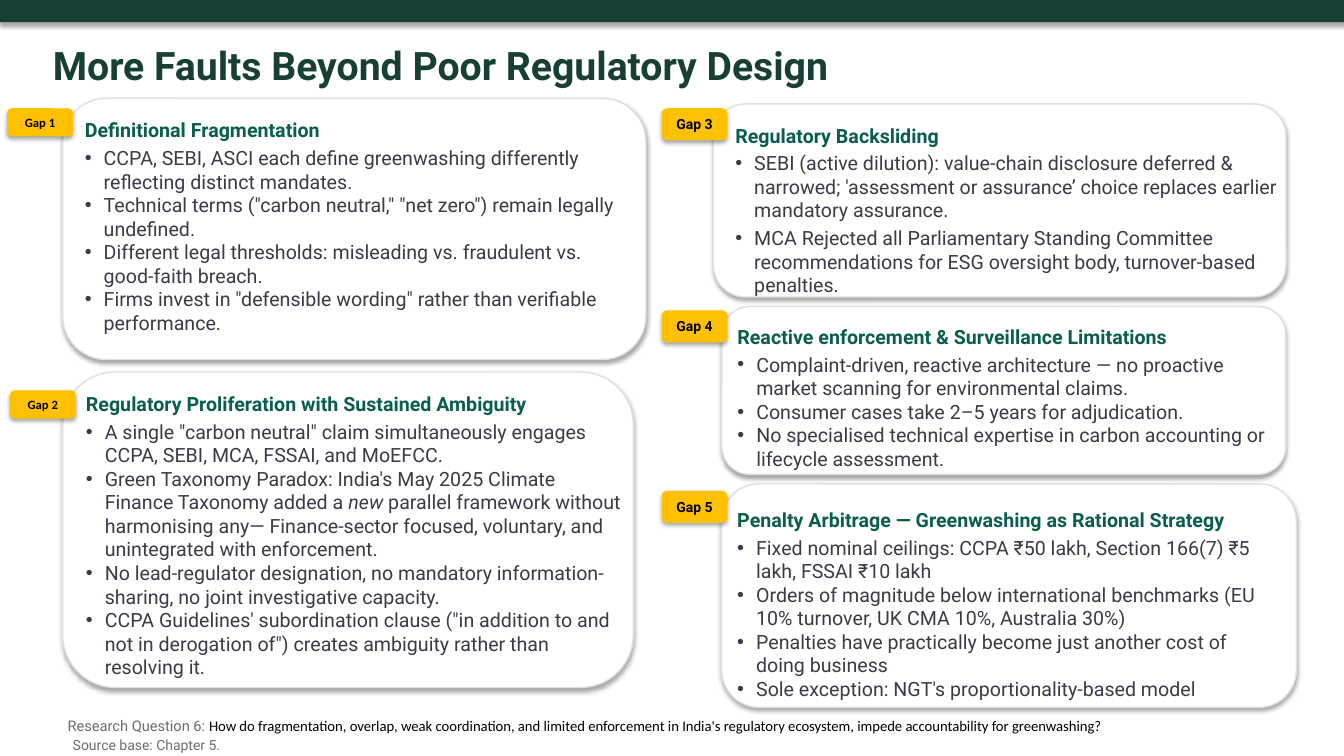
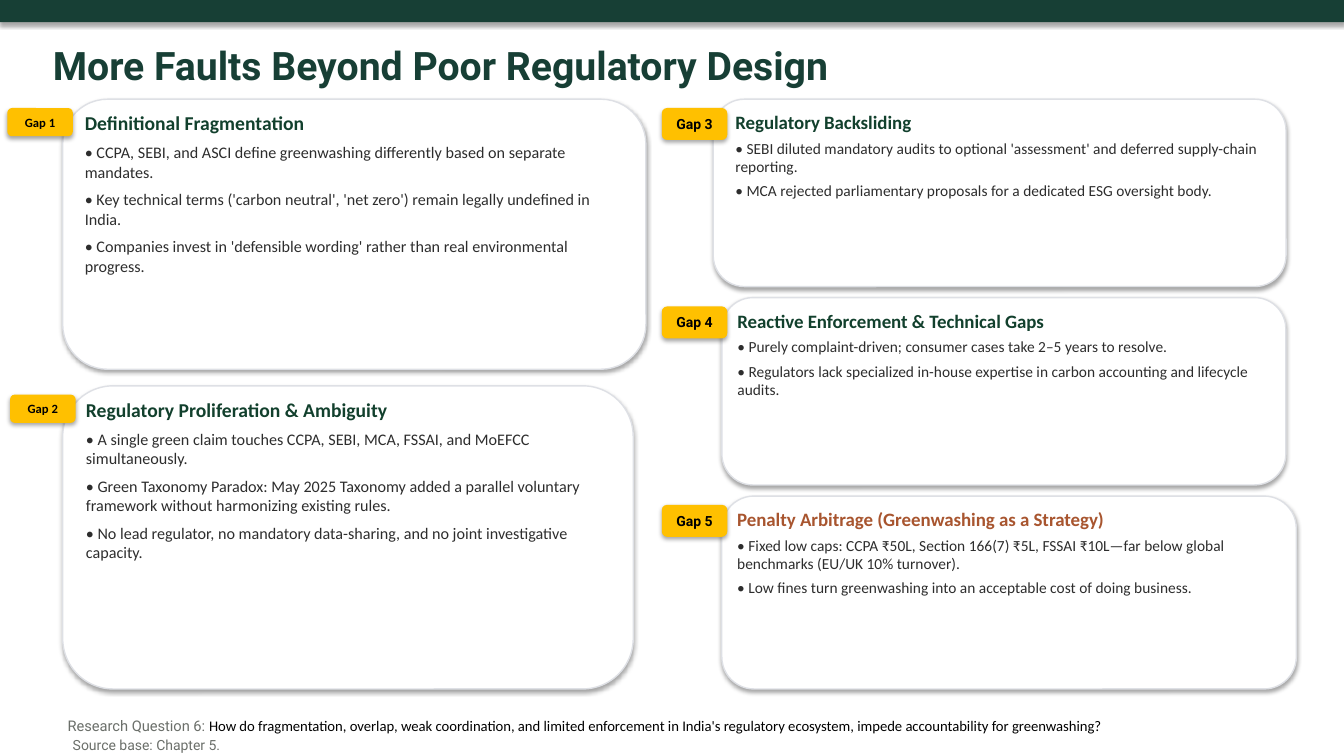
Before and after one commit to atul516/Final-VIva, a slide deck: slide 17 of Thesis Defence Presentation Final.pptx. Drawn at 1344x756 pixels with LibreOffice and Linux fonts; fonts in the diff are those of the drawing. Boxes give left, top, right and bottom in pixels: in the first picture for what was removed or moved away, otherwise in the second. Text is boxed around its words. In the diff, an @@ line names an element or a change of style, - is before the commit and + after.

Commit message:
feat: add thesis text content and update presentation slides for defense

```diff
--- a/Thesis Defence Presentation Final.pptx
+++ b/Thesis Defence Presentation Final.pptx
@@ rounded rectangle: place and size @@
-rounded rectangle at [63,99,646,360]
+rounded rectangle at [63,99,646,369]
@@ text at [85,116,304,134]: font Roboto to Calibri, text colour #095E4F to #12402D in "Definitional Fragmentation"; more space between paragraphs @@
@@ rounded rectangle: place and size @@
-rounded rectangle at [714,104,1287,297]
+rounded rectangle at [714,99,1287,286]
@@ text "Regulatory Backsliding": place and size @@
-text "Regulatory Backsliding" at [735,128,1276,298]
+text "Regulatory Backsliding" at [735,115,1257,199]
@@ text at [735,115,911,133]: size 14 to 13.5 pt, font Roboto to Calibri, text colour #095E4F to #12402D in "Regulatory Backsliding"; more space between paragraphs @@
@@ text at [85,147,590,275]: text changed; size 14 to 11.5 pt; font Roboto to Calibri; text colour #3A3A4A to #2D2D2D @@
-• CCPA, SEBI, ASCI each define greenwashing differently reflecting distinct mandates.
-• Technical terms ("carbon neutral," "net zero") remain legally undefined.
-• Different legal thresholds: misleading vs. fraudulent vs. good-faith breach.
-• Firms invest in "defensible wording" rather than verifiable performance.
+• CCPA, SEBI, and ASCI define greenwashing differently based on separate mandates.
+• Key technical terms ('carbon neutral', 'net zero') remain legally undefined in India.
+• Companies invest in 'defensible wording' rather than real environmental progress.
@@ text at [735,143,1257,199]: text changed; size 14 to 11 pt; font Roboto to Calibri; text colour #3A3A4A to #2D2D2D @@
-• SEBI (active dilution): value-chain disclosure deferred & narrowed; 'assessment or assurance’ choice replaces earlier mandatory assurance.
-• MCA Rejected all Parliamentary Standing Committee recommendations for ESG oversight body, turnover-based penalties.
+• SEBI diluted mandatory audits to optional 'assessment' and deferred supply-chain reporting.
+• MCA rejected parliamentary proposals for a dedicated ESG oversight body.
@@ rounded rectangle: place and size @@
-rounded rectangle at [722,307,1287,474]
+rounded rectangle at [722,297,1287,485]
@@ rounded rectangle "Gap 4": place and size @@
-rounded rectangle "Gap 4" at [662,311,728,343]
+rounded rectangle "Gap 4" at [662,307,728,339]
@@ text at [737,314,1248,395]: text changed; size 14 to 11 pt; font Roboto to Calibri; text colour #3A3A4A to #2D2D2D @@
-Reactive enforcement & Surveillance Limitations
-• Complaint-driven, reactive architecture — no proactive market scanning for environmental claims.
-• Consumer cases take 2–5 years for adjudication.
-• No specialised technical expertise in carbon accounting or lifecycle assessment.
+Reactive Enforcement & Technical Gaps
+• Purely complaint-driven; consumer cases take 2–5 years to resolve.
+• Regulators lack specialized in-house expertise in carbon accounting and lifecycle audits.
@@ rounded rectangle: place and size @@
-rounded rectangle at [63,372,633,688]
+rounded rectangle at [63,386,633,690]
@@ rounded rectangle "Gap 2": place and size @@
-rounded rectangle "Gap 2" at [10,390,76,418]
+rounded rectangle "Gap 2" at [10,395,76,423]
@@ text at [86,403,580,561]: text changed; size 14 to 11.5 pt; font Roboto to Calibri; text colour #3A3A4A to #2D2D2D @@
-Regulatory Proliferation with Sustained Ambiguity
-• A single "carbon neutral" claim simultaneously engages CCPA, SEBI, MCA, FSSAI, and MoEFCC.
-• Green Taxonomy Paradox: India's May 2025 Climate Finance Taxonomy added a new parallel framework without harmonising any— Finance-sector focused, voluntary, and unintegrated with enforcement.
-• No lead-regulator designation, no mandatory information-sharing, no joint investigative capacity.
-• CCPA Guidelines' subordination clause ("in addition to and not in derogation of") creates ambiguity rather than resolving it.
+Regulatory Proliferation & Ambiguity
+• A single green claim touches CCPA, SEBI, MCA, FSSAI, and MoEFCC simultaneously.
+• Green Taxonomy Paradox: May 2025 Taxonomy added a parallel voluntary framework without harmonizing existing rules.
+• No lead regulator, no mandatory data-sharing, and no joint investigative capacity.
@@ rounded rectangle "Gap 5": place and size @@
-rounded rectangle "Gap 5" at [662,491,728,523]
+rounded rectangle "Gap 5" at [662,505,728,537]
@@ rounded rectangle: place and size @@
-rounded rectangle at [722,484,1297,708]
+rounded rectangle at [722,496,1297,689]
@@ text at [737,512,1224,596]: text changed; size 14 to 11 pt; font Roboto to Calibri; text colour #3A3A4A to #2D2D2D @@
-Penalty Arbitrage — Greenwashing as Rational Strategy
-• Fixed nominal ceilings: CCPA ₹50 lakh, Section 166(7) ₹5 lakh, FSSAI ₹10 lakh
-• Orders of magnitude below international benchmarks (EU 10% turnover, UK CMA 10%, Australia 30%)
-• Penalties have practically become just another cost of doing business
-• Sole exception: NGT's proportionality-based model
+Penalty Arbitrage (Greenwashing as a Strategy)
+• Fixed low caps: CCPA ₹50L, Section 166(7) ₹5L, FSSAI ₹10L—far below global benchmarks (EU/UK 10% turnover).
+• Low fines turn greenwashing into an acceptable cost of doing business.
```
Also in this commit, not shown: 22 other slides changed, 1 other file.
